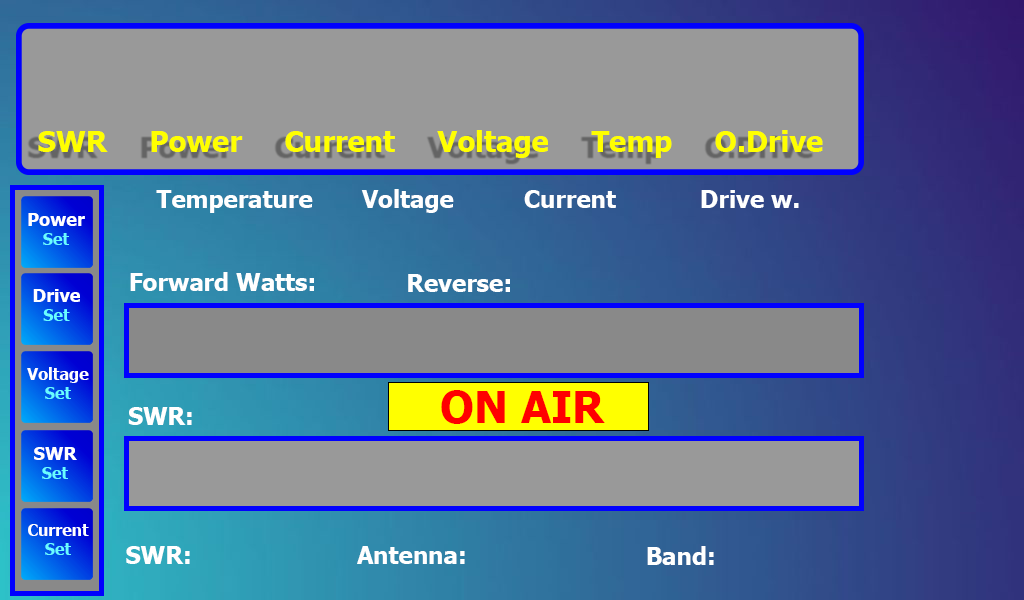
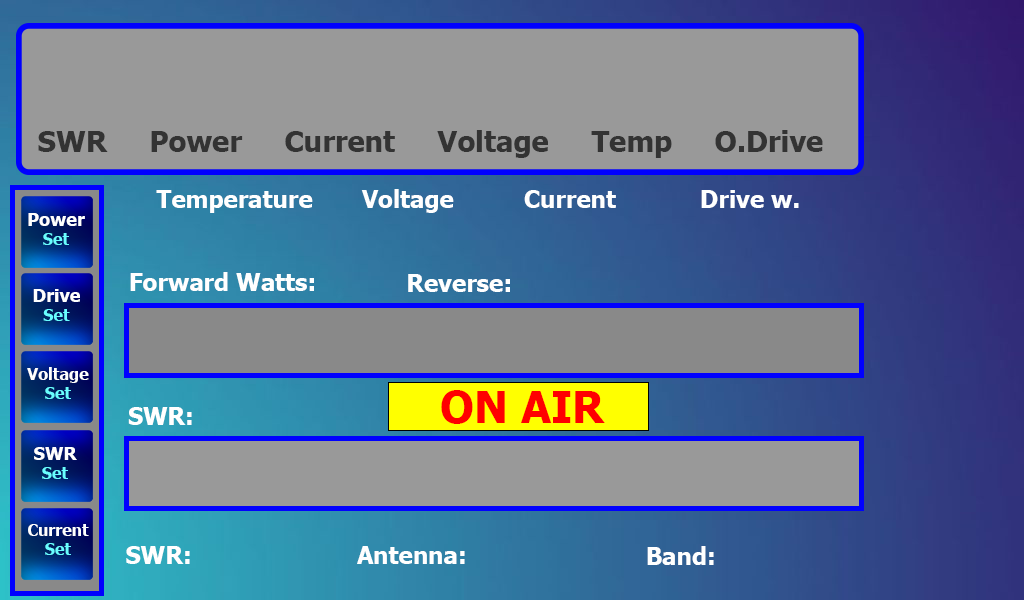
Two versions of the same layered image (1024x600). Layer-by-layer changes:
painted on "SWR Power Current Voltage Temp O.Drive" over left=38, top=130, right=823, bottom=158